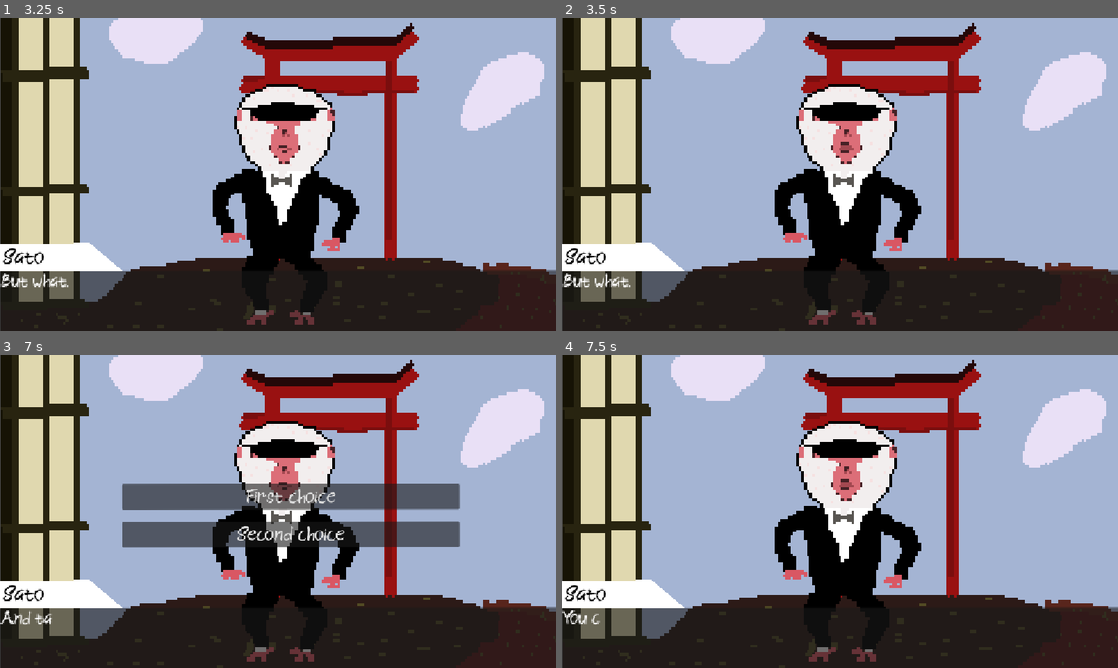
Above: before the commit, frames 1-4 (two rows, left to right).
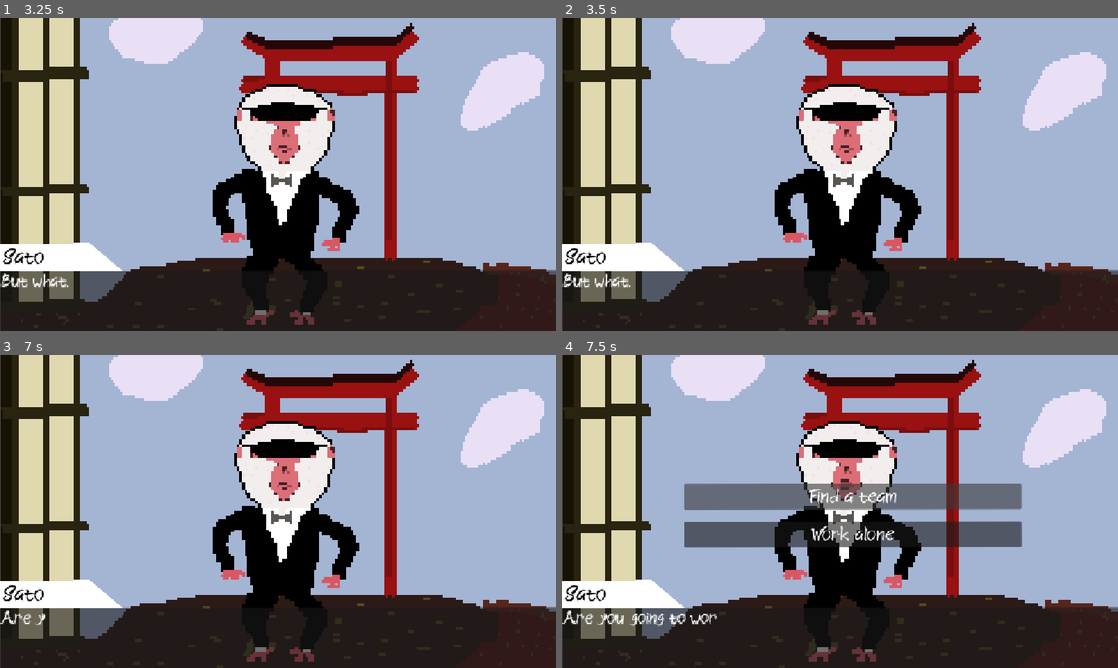
Above: after the commit, the same moments.

Repository: sDANTOSO/apocalypse-monkey
Game: Godot game, scene res://Scenes/main_menu.tscn
Same seed, same stepped clock (60 frames per second), same inputs: the game is played once before the commit and once after it.
Inputs (mouse positions are in pixels of both pictures, inside the frame that each line leads up to):
- Up to frame 1 (3.25 s): click (272, 246) at 0.5 s; tap Enter at 1.25 s; move the mouse to (400, 158) at 1.27 s; press the mouse at (400, 158) at 1.28 s; hold D (right) 1.28-2.78 s; tap Space (jump) at 1.52, 2.27 s; move the mouse to (166, 190) at 2.02 s; release the mouse at (166, 190) at 2.03 s; click (166, 190) at 2.1 s; move the mouse to (333, 105) at 2.77 s; press the mouse at (333, 105) at 2.78 s; hold A (left) from 2.78 s (still down); tap Alt at 2.85 s
- Up to frame 2 (3.5 s): keep holding A (left)
- Up to frame 3 (7 s): tap Space (jump) at 3.5, 3.77, 4.52, 5.27, 6.77 s; move the mouse to (250, 574) at 3.52 s; release A (left) at 3.53 s; release the mouse at (250, 574) at 3.53 s; hold D (right) 3.53-5.03 s; tap Shift at 3.6, 6.6 s; click (250, 574) at 3.8 s; move the mouse to (444, 558) at 4.27 s; press the mouse at (444, 558) at 4.28 s; move the mouse to (111, 464) at 5.02 s; release the mouse at (111, 464) at 5.03 s; hold A (left) 5.03-5.78 s; click (111, 464) at 5.1 s; move the mouse to (305, 511) at 5.77 s; press the mouse at (305, 511) at 5.78 s; hold D (right) 5.78-6.53 s; tap Alt at 5.85 s; move the mouse to (194, 433) at 6.52 s; release the mouse at (194, 433) at 6.53 s; hold A (left) from 6.53 s (still down); click (194, 433) at 6.8 s
- Up to frame 4 (7.5 s): release A (left) at 7.25 s; click (851, 495) at 7.25 s, where only the run before the commit has a clickable "First choice"

Frame 1 is identical in both runs. In frame 2, less than 0.1% of the frame differs, in the area x 50-53%, y 39-44%; in frame 3, 8.8%; in frame 4, 9.3%, in the area x 0-83%, y 41-87%.

Commit message:
ok guys, i actually fixed it this time

Diff:
--- a/apocalypse-monkeyy/Recourses/Story/story.json
+++ b/apocalypse-monkeyy/Recourses/Story/story.json
@@ -15,19 +15,20 @@
 	{"speaker": "Sato", "text": "I must find other people who want change."},
 	{"speaker": "Sato", "text": "Who want to stop the apocolypse."},
 	{"speaker": "Sato", "text": "And take down whatever, and whoever is cauing it."},
+	{"speaker": "Sato", "text": "Are you going to work alone, or in a team?"},
 	{"choices":
 		[
-			{"text": "First choice", "goto": "first_choice"},
-			{"text": "Second choice", "goto": "second_choice"}
+			{"text": "Find a team", "goto": "first_choice"},
+			{"text": "Work alone", "goto": "second_choice"}
 		]
 	},
 
 	{"anchor": "first_choice"},
-	{"speaker": "Sato", "text": "You chose the first one"},
+	{"speaker": "Sato", "text": "You chose to work in a team. Lets go search for allies"},
 	{"goto": "end"},
 
 	{"anchor": "second_choice"},
-	{"speaker": "Sato", "text": "You chose the second one"},
+	{"speaker": "Sato", "text": "You chose to work alone. Lets go find some stuff out."},
 	{"goto": "end"},
 
 	{"anchor": "end"},
--- a/apocalypse-monkeyy/Scripts/character.gd
+++ b/apocalypse-monkeyy/Scripts/character.gd
@@ -7,14 +7,20 @@
 	"Minato": preload("res://Sprite Frames/cowboy_moneky_frames.tres")
 }
 
-# Called when the node enters the scene tree for the first time.
+var current_character_name: String = ""
+
 func _ready() -> void:
-	pass # Replace with function body.
+	pass
 
 func change_character(character_name: String, is_talking: bool = true):
-	animated_sprite.sprite_frames = CHARACTER_FRAMES[character_name]
+	if character_name != current_character_name:
+		if not CHARACTER_FRAMES.has(character_name):
+			printerr("ERROR: No sprite frames for character: ", character_name)
+			return
+		animated_sprite.sprite_frames = CHARACTER_FRAMES[character_name]
+		current_character_name = character_name
+
 	if is_talking:
-
 		animated_sprite.play("talking")
 	else:
 		animated_sprite.play("idle")
--- a/apocalypse-monkeyy/Scripts/node_2d.gd
+++ b/apocalypse-monkeyy/Scripts/node_2d.gd
@@ -24,12 +24,10 @@
 			dialog_index += 1
 			process_current_line()
 		else:
-			# reached the true end of the story
 			get_tree().change_scene_to_file("res://Scenes/forest.tscn")
 
 func process_current_line():
 	var line = dialog_lines[dialog_index]
-	#check if this is a goto command first
 	if line.has("goto"):
 		var target = get_anchor_position(line["goto"])
 		if target != null:
@@ -37,7 +35,6 @@
 			process_current_line()
 		return
 
-	#check if this is just an anchor declaration
 	if line.has("anchor"):
 		dialog_index += 1
 		process_current_line()
@@ -46,7 +43,6 @@
 	if line.has("choices"):
 		dialog_ui.display_choices(line["choices"])
 	else:
-		#reading tha line of dialog
 		current_speaker = line["speaker"]
 		dialog_ui.set_line(line["speaker"], line["text"])
 		character_Test.change_character(current_speaker, true)
@@ -54,12 +50,9 @@
 
 
 func get_anchor_position(anchor:String):
-	# find entry with matching name
 	for i in range(dialog_lines.size()):
 		if dialog_lines[i].has("anchor") and dialog_lines[i]["anchor"] == anchor:
 			return i
-
-	#if we get here the anchor wasnt found
 	printerr("ERROR: I couldnt find it" + anchor + "")
 	return null
 
@@ -69,29 +62,22 @@
 	character_Test.change_character(current_speaker, false)
 
 func load_dialog(file_path):
-	# check if file exists
 	if not FileAccess.file_exists(file_path):
 		printerr("ERROR: File does not exist: ", file_path)
 		return null
 
-	# open the file
 	var file = FileAccess.open(file_path, FileAccess.READ)
 	if file == null:
 		printerr("ERROR: Failed to open file: ", file_path)
 		return null
 
-	# read the content of the file
 	var content = file.get_as_text()
-
-	# parse the JSON
 	var json_content = JSON.parse_string(content)
 
-	# check if parsing was successful
 	if json_content == null:
 		printerr("ERROR: Failed to parse JSON: ", file_path)
 		return null
 
-	# return the dialog
 	return json_content
 
 func _on_choice_selected(anchor: String):
--- a/apocalypse-monkeyy/Sprite Frames/apocolypseMonkeyFrames.tres
+++ b/apocalypse-monkeyy/Sprite Frames/apocolypseMonkeyFrames.tres
@@ -1,7 +1,6 @@
 [gd_resource type="SpriteFrames" format=3 uid="uid://dnf022gp8hbeg"]
 
 [ext_resource type="Texture2D" uid="uid://dvn1mc21tg1vj" path="res://Assets-misc/Animations/Monkey Talking/hitmonkeyv2.png" id="1_36ogy"]
-[ext_resource type="Texture2D" uid="uid://cr3b36swlp54j" path="res://Assets-misc/Animations/Monkey Talking/hitmonkeyv3.png" id="2_7u36c"]
 [ext_resource type="Texture2D" uid="uid://qimi3hw7x0i8" path="res://Assets-misc/Animations/Monkey Talking/hitmonkeyv5.png" id="2_o424w"]
 [ext_resource type="Texture2D" uid="uid://cpiugg83bs5kk" path="res://Assets-misc/Animations/Monkey Talking/hitmonkeyv4.png" id="3_7u36c"]
 [ext_resource type="Texture2D" uid="uid://bd7hhyp8i60ha" path="res://Assets-misc/Animations/Monkey Talking/hitmonkeyv6.png" id="4_h6hjc"]
@@ -11,18 +10,6 @@
 "frames": [{
 "duration": 1.0,
 "texture": ExtResource("1_36ogy")
-}, {
-"duration": 1.0,
-"texture": ExtResource("2_7u36c")
-}, {
-"duration": 1.0,
-"texture": ExtResource("3_7u36c")
-}, {
-"duration": 1.0,
-"texture": ExtResource("2_o424w")
-}, {
-"duration": 1.0,
-"texture": ExtResource("4_h6hjc")
 }],
 "loop": 1,
 "name": &"idle",
Binary file added: apocalypse-monkeyy/TEST/hitmonkeyv2.png
Not shown, added: apocalypse-monkeyy/TEST/hitmonkeyv2.png.import
Binary file added: apocalypse-monkeyy/TEST/hitmonkeyv3.png
Not shown, added: apocalypse-monkeyy/TEST/hitmonkeyv3.png.import
Binary file added: apocalypse-monkeyy/TEST/hitmonkeyv4.png
Not shown, added: apocalypse-monkeyy/TEST/hitmonkeyv4.png.import
Binary file added: apocalypse-monkeyy/TEST/hitmonkeyv5.png
Not shown, added: apocalypse-monkeyy/TEST/hitmonkeyv5.png.import
Binary file added: apocalypse-monkeyy/TEST/hitmonkeyv6.png
Not shown, added: apocalypse-monkeyy/TEST/hitmonkeyv6.png.import
Not shown, changed: .DS_Store
Not shown, changed: apocalypse-monkeyy/.DS_Store
(and 1 more such lines)
